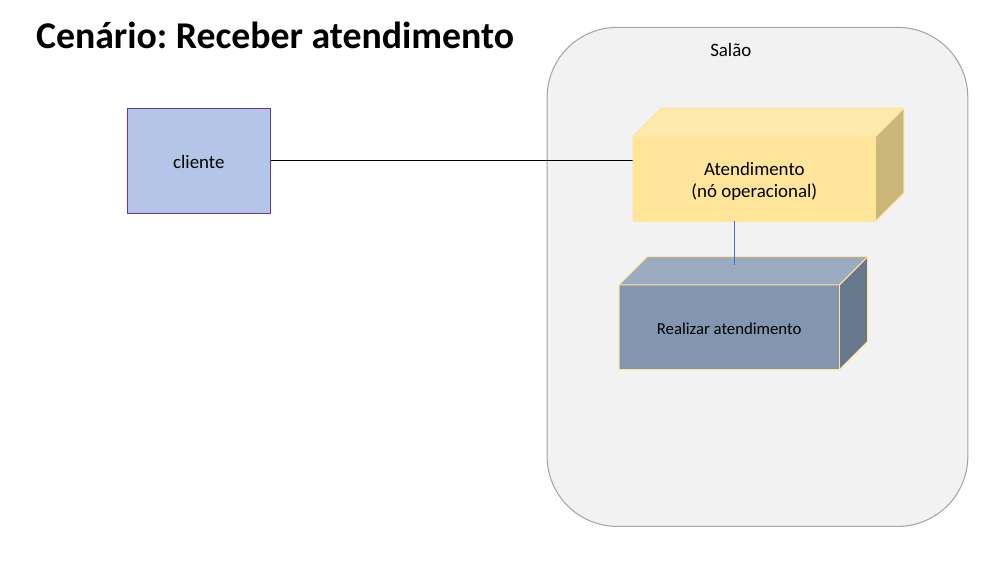
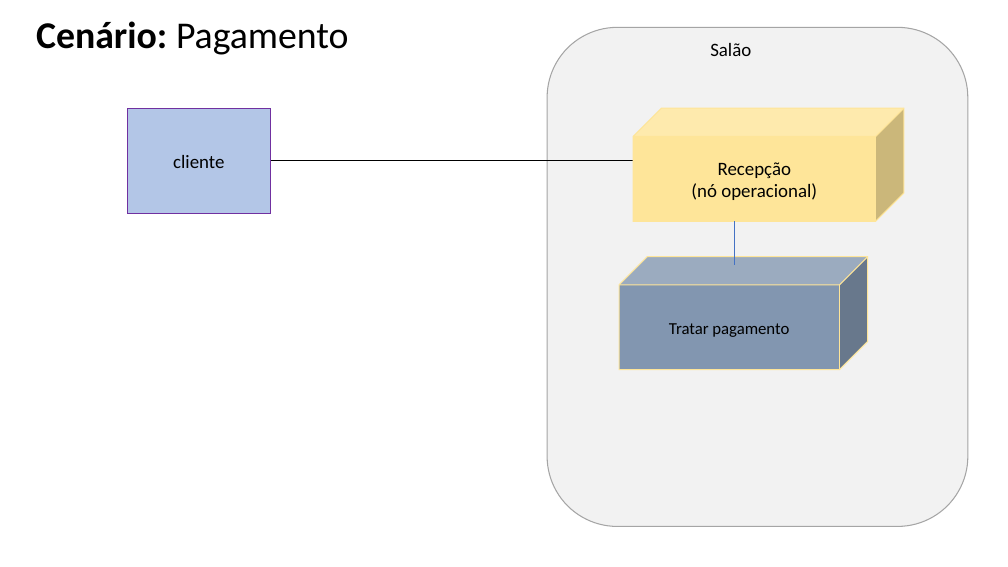
Before and after one commit to Vinicius-Dias-Mota/AC1---Engenharia, a slide deck: slide 5 of 15 - Arquitetura de Negócio para cada Cenário.pptx. Drawn at 1008x567 pixels with LibreOffice and Linux fonts; fonts in the diff are those of the drawing. Boxes give left, top, right and bottom in pixels: in the first picture for what was removed or moved away, otherwise in the second. Text is boxed around its words. In the diff, an @@ line names an element or a change of style, - is before the commit and + after.

Commit message:
AC3

```diff
--- a/15 - Arquitetura de Negócio para cada Cenário.pptx
+++ b/15 - Arquitetura de Negócio para cada Cenário.pptx
@@ text at (36,21,349,55): text changed; bold off @@
-Cenário: Receber atendimento
+Cenário: Pagamento
@@ text in cube at (718,162,791,178): text changed @@
-Atendimento
+Recepção
@@ text in cube at (669,323,789,337): text changed @@
-Realizar atendimento
+Tratar pagamento
```
Also in this commit, not shown: 3 other slides changed, 1 slide added, 1 slide removed.
